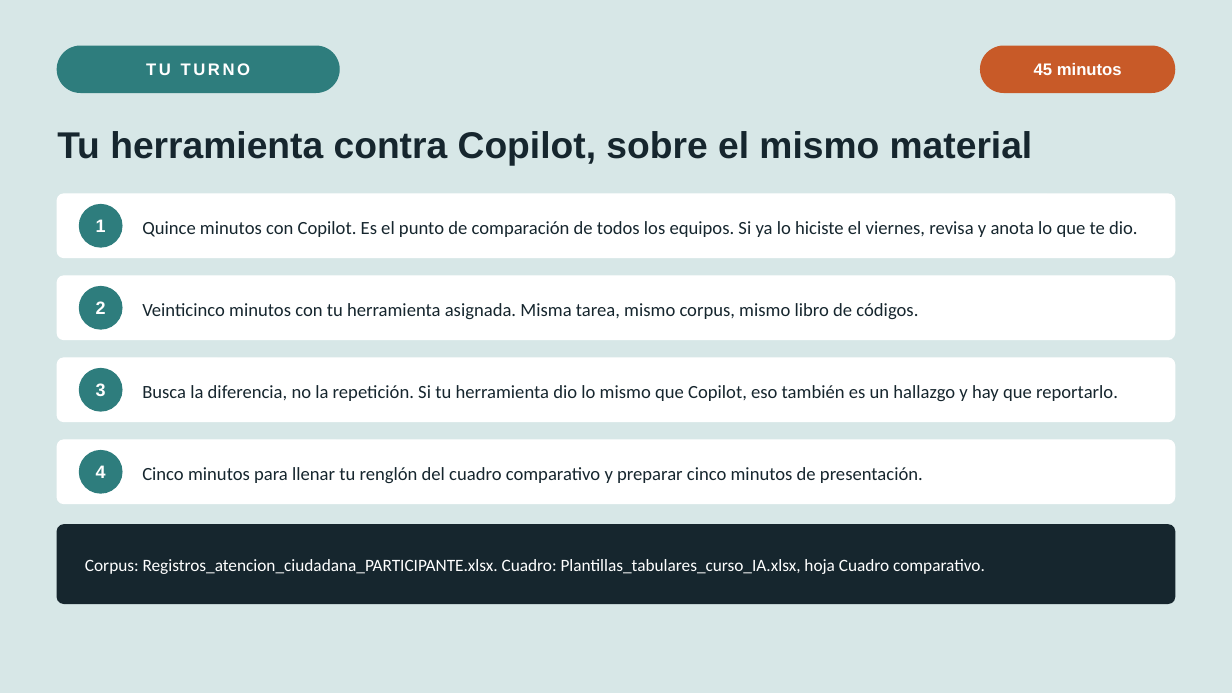
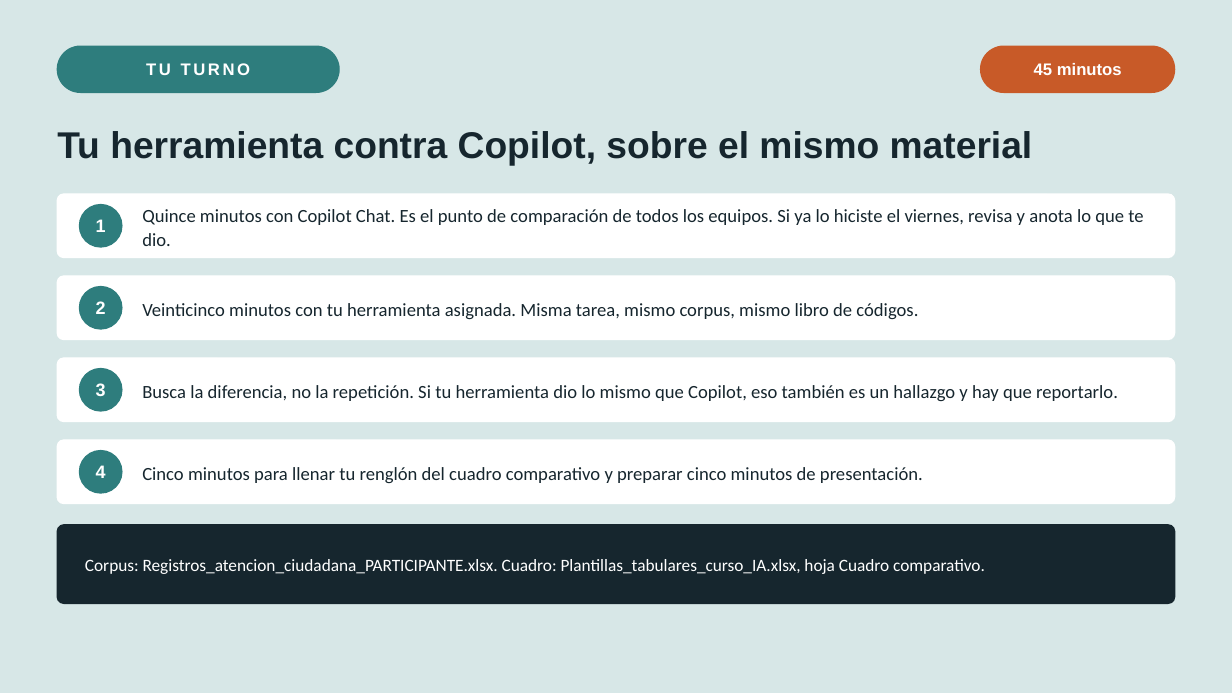
Before and after one commit to marvtrejo/curso-inegi-gen-ai, a slide deck: slide 10 of sesion-05/Sesion_05_Ecosistema_Herramientas.pptx. Drawn at 1232x693 pixels with LibreOffice and Linux fonts; fonts in the diff are those of the drawing. Boxes give left, top, right and bottom in pixels: in the first picture for what was removed or moved away, otherwise in the second. Text is boxed around its words. In the diff, an @@ line names an element or a change of style, - is before the commit and + after.

```diff
--- a/sesion-05/Sesion_05_Ecosistema_Herramientas.pptx
+++ b/sesion-05/Sesion_05_Ecosistema_Herramientas.pptx
@@ text at (142, 209, 1143, 246): text changed @@
-Quince minutos con Copilot. Es el punto de comparación de todos los equipos. Si ya lo hiciste el viernes, revisa y anota lo que te dio.
+Quince minutos con Copilot Chat. Es el punto de comparación de todos los equipos. Si ya lo hiciste el viernes, revisa y anota lo que te dio.
```
Also in this commit, not shown: 1 other slide changed, 3 other files.
